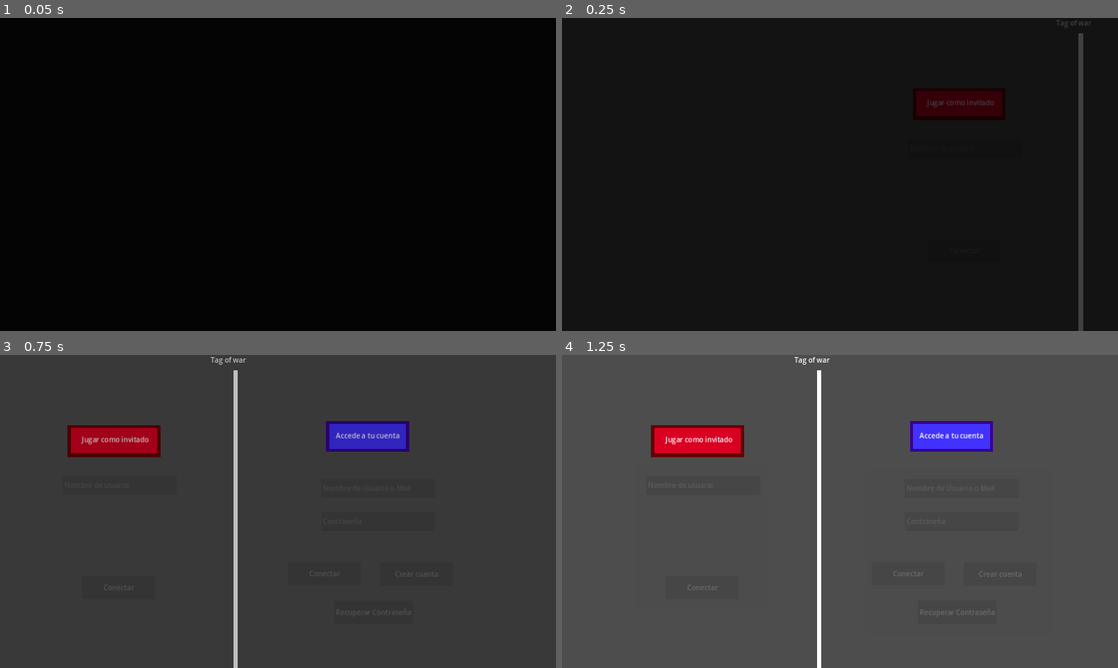
Above: before the commit, frames 1-4 (two rows, left to right).
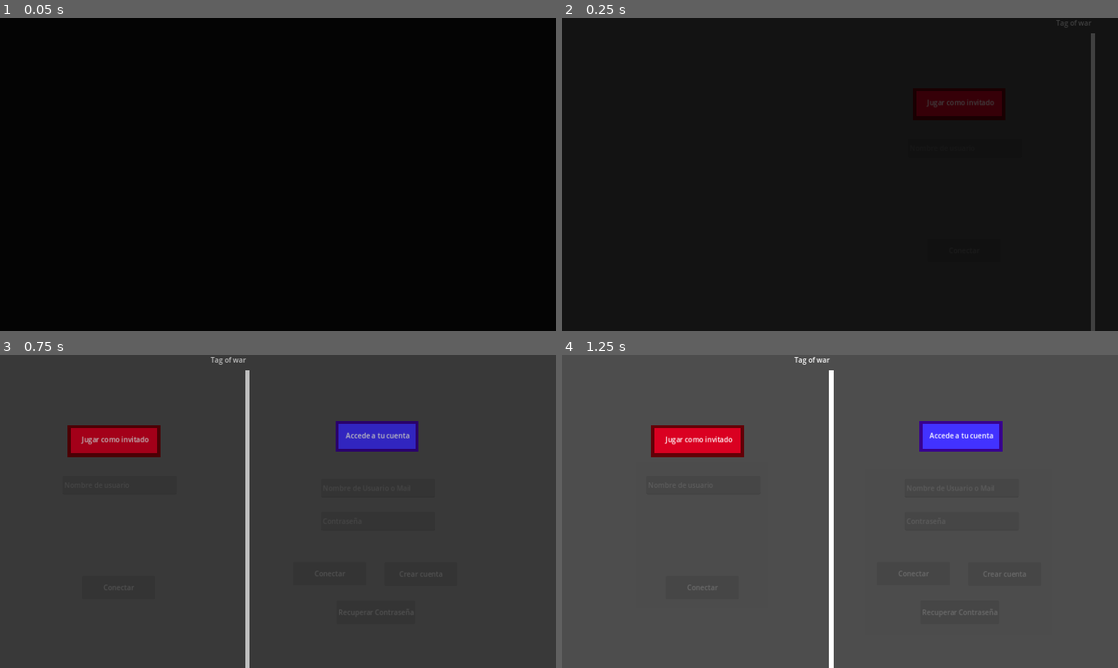
Above: after the commit, the same moments.

Repository: codemonsters/tag-of-war
Game: Godot game, scene res://main.tscn
Two runs of this game, one before a commit and one after it. Both use one fixed random seed, a clock stepped at 60 frames per second and the inputs below.
Inputs (mouse positions are in pixels of both pictures, inside the frame that each line leads up to):
- Up to frame 1 (0.05 s): no input
- Up to frame 2 (0.25 s): no input
- Up to frame 3 (0.75 s): click (111, 486) at 0.52 s; type "Alex" at 0.6 s
- Up to frame 4 (1.25 s): click (928, 489) at 0.75 s; type "Alex" at 0.83 s; click (928, 520) at 0.98 s; type "12" at 1.07 s

Frame 1 is identical in both runs. In frame 2, 1.5% of the frame differs, in the area x 92-96%, y 4-100%; in frame 3, 2.0%; in frame 4, 2.2%, in the area x 45-84%, y 4-100%.

Commit message:
Cambios interfaz de indentification

Diff:
--- a/cliente/src/screens/menu/identification.tscn
+++ b/cliente/src/screens/menu/identification.tscn
@@ -6,7 +6,7 @@
 script = ExtResource("1_6yiyv")
 
 [node name="VerticalLine" type="Line2D" parent="."]
-position = Vector2(-45, 0)
+position = Vector2(-17, 0)
 points = PackedVector2Array(637, 36, 637, 720)
 
 [node name="LblPlayAsGuest" type="Label" parent="."]
@@ -43,9 +43,9 @@
 offset_bottom = 43.0
 
 [node name="LblAccountAcces" type="Label" parent="."]
-offset_left = 642.0
+offset_left = 665.0
 offset_top = 174.0
-offset_right = 1152.0
+offset_right = 1175.0
 offset_bottom = 237.0
 text = "Accede a tu cuenta"
 horizontal_alignment = 1
@@ -53,18 +53,18 @@
 [node name="AccountRectBorder" type="ColorRect" parent="LblAccountAcces"]
 show_behind_parent = true
 layout_mode = 0
-offset_left = 159.0
+offset_left = 158.0
 offset_top = -22.0
-offset_right = 350.0
+offset_right = 349.0
 offset_bottom = 49.0
 color = Color(0.218056, 0.00040064, 0.561593, 1)
 
 [node name="AccountRect" type="ColorRect" parent="LblAccountAcces"]
 show_behind_parent = true
 layout_mode = 0
-offset_left = 166.0
+offset_left = 165.0
 offset_top = -16.0
-offset_right = 343.0
+offset_right = 342.0
 offset_bottom = 42.0
 color = Color(0.258814, 0.196818, 1, 1)
 
@@ -107,23 +107,23 @@
 placeholder_text = "Contraseña"
 
 [node name="BtnCreateAccount" type="Button" parent="."]
-offset_left = 925.0
+offset_left = 935.0
 offset_top = 477.0
-offset_right = 1093.0
+offset_right = 1103.0
 offset_bottom = 531.0
 text = "Crear cuenta"
 
 [node name="BtnConnectAccount" type="Button" parent="."]
-offset_left = 713.0
+offset_left = 725.0
 offset_top = 476.0
-offset_right = 881.0
+offset_right = 893.0
 offset_bottom = 530.0
 text = "Conectar"
 
 [node name="BtnPassword" type="Button" parent="."]
-offset_left = 819.0
+offset_left = 825.0
 offset_top = 565.0
-offset_right = 987.0
+offset_right = 1006.0
 offset_bottom = 619.0
 text = "Recuperar Contraseña"
 
